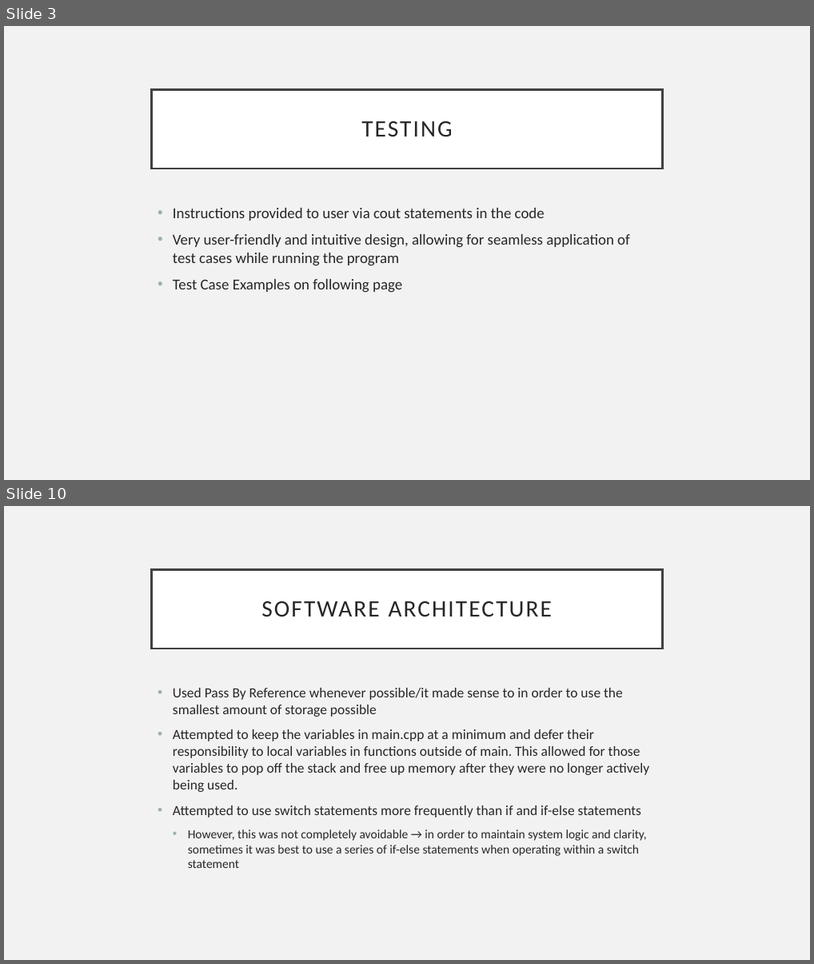
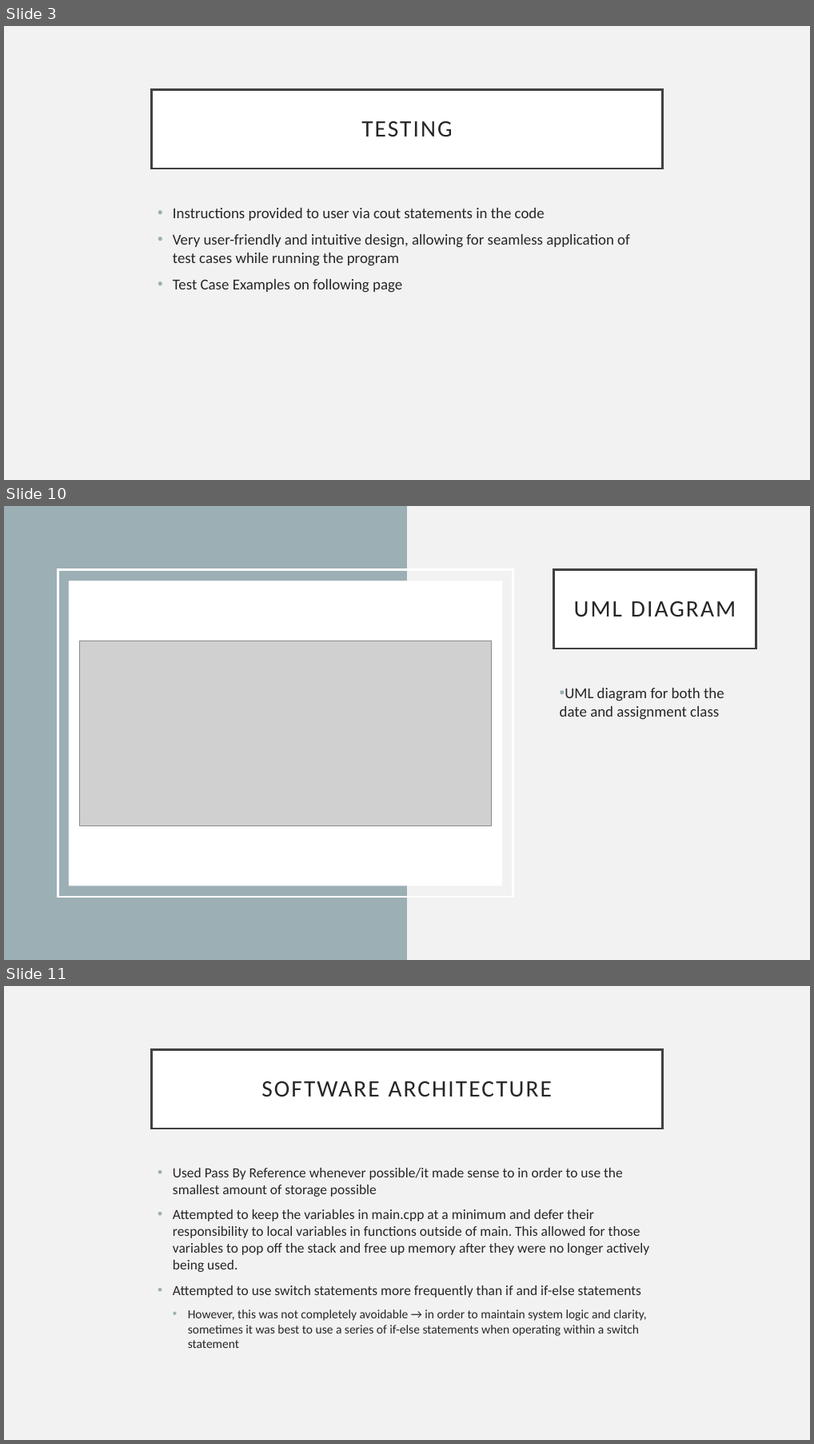
Before and after one commit to kylawilson/EC327FinalProject, a slide deck: doc/ProjectArchitecture.pptx. Shown one above the other, each under a label of ours: slides 3 and 10 before the commit, slides 3, 10 and 11 after it; the slides between them are not shown. The pictures are 814x964 and 814x1444 pixels, drawn with LibreOffice and Linux fonts; fonts in the diff are those of the drawing; grey boxes stand for pictures. Boxes give left, top, right and bottom in pixels: in the first picture for what was removed or moved away, otherwise in the second. Text is boxed around its words. In the diff, an @@ line names an element or a change of style, - is before the commit and + after.

```diff
--- a/doc/ProjectArchitecture.pptx
+++ b/doc/ProjectArchitecture.pptx
@@ slide 10 added at [4,506,810,960], background #F2F2F2 @@
@@ rectangle added at [4,506,407,960], fill #9BAFB5 @@
@@ rectangle added at [58,569,514,896], outline #FFFFFF 2.5 pt @@
@@ title added at [554,569,757,648], fill #FFFFFF, outline #404040 2.5 pt, 28 pt, text #262626 @@
+UML DIAGRAM
@@ rectangle added at [69,580,502,885], fill #FFFFFF @@
@@ picture added at [80,640,491,825] @@
@@ text added at [560,688,725,720], 18 pt, text #262626 @@
+• UML diagram for both the date and assignment class
@@ what was slide 10 is now slide 11 @@
```
Also in this commit, not shown: 6 slides changed.
